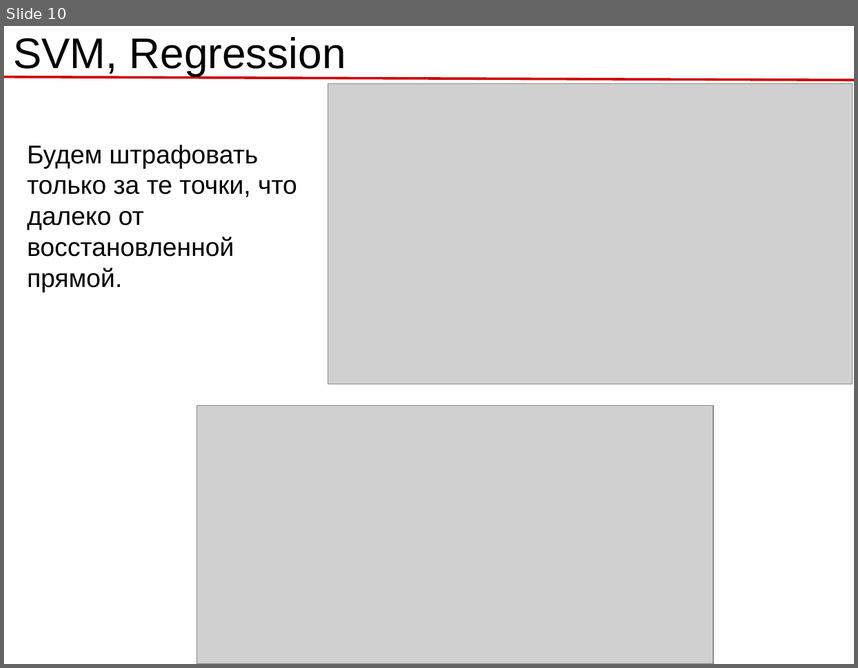
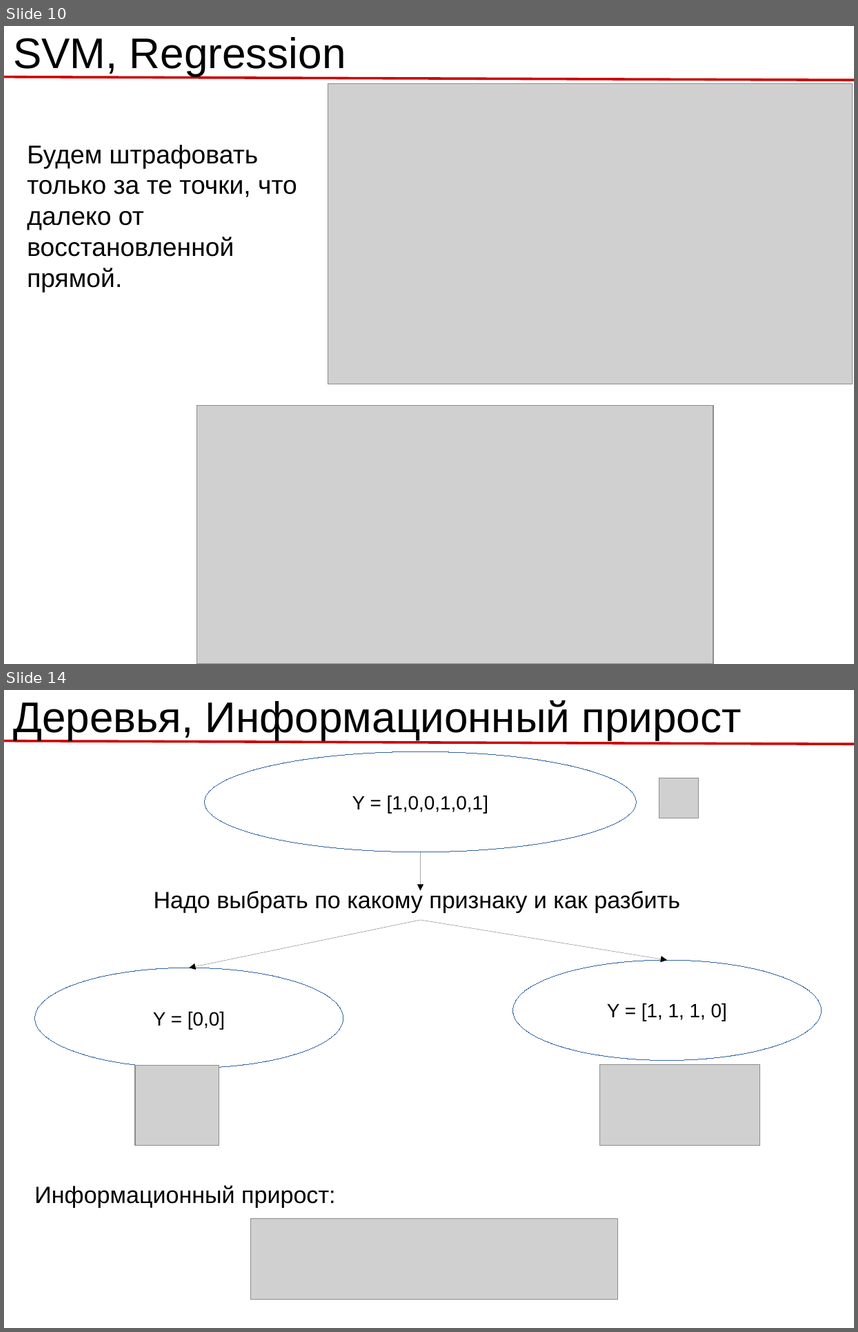
Before and after one commit to rykachevskiy/239, a slide deck: 4.Other_ml_models/4.1_Models.odp. Shown one above the other, each under a label of ours: slide 10 before the commit, slides 10 and 14 after it; the slides between them are not shown. The pictures are 858x668 and 858x1332 pixels, drawn with LibreOffice and Linux fonts; fonts in the diff are those of the drawing; grey boxes stand for pictures; background and template pictures are left out. Boxes give left, top, right and bottom in pixels: in the first picture for what was removed or moved away, otherwise in the second. Text is boxed around its words. In the diff, an @@ line names an element or a change of style, - is before the commit and + after.

```diff
--- a/4.Other_ml_models/4.1_Models.odp
+++ b/4.Other_ml_models/4.1_Models.odp
@@ slide 14 added at [4,690,854,1328], background #FFFFFF; not listed: 1 template element that a slide beside it also shows @@
@@ title added at [13,700,742,740], 40 pt, text #000000 @@
+Деревья, Информационный прирост
@@ ellipse added at [205,751,637,852], outline #3465A4 0 pt, 18 pt, text #000000 @@
+Y = [1,0,0,1,0,1]
@@ picture added at [660,778,699,818] @@
@@ arrow added from (421, 852) to (421, 891), #000000 0 pt @@
@@ text added at [154,889,680,913], 22 pt, text #000000 @@
+Надо выбрать по какому признаку и как разбить
@@ arrow added from (421, 920) to (189, 967), #000000 0 pt @@
@@ arrow added from (421, 920) to (667, 960), #000000 0 pt @@
@@ ellipse added at [35,967,343,1068], outline #3465A4 0 pt, 18 pt, text #000000 @@
+Y = [0,0]
@@ ellipse added at [513,960,822,1061], outline #3465A4 0 pt, 18 pt, text #000000 @@
+Y = [1, 1, 1, 0]
@@ picture added at [135,1065,219,1145] @@
@@ picture added at [600,1064,760,1145] @@
@@ text added at [34,1185,335,1208], 22 pt, text #000000 @@
+Информационный прирост:
@@ picture added at [251,1219,618,1299] @@
```
Also in this commit, not shown: 1 slide changed, 13 other slides added, 1 slide removed, 9 other files.
